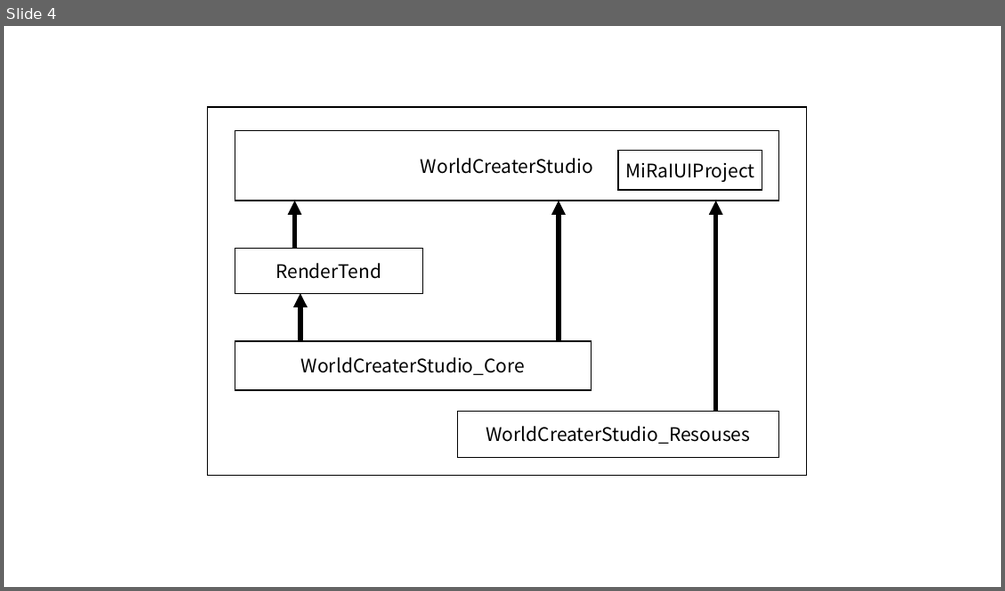
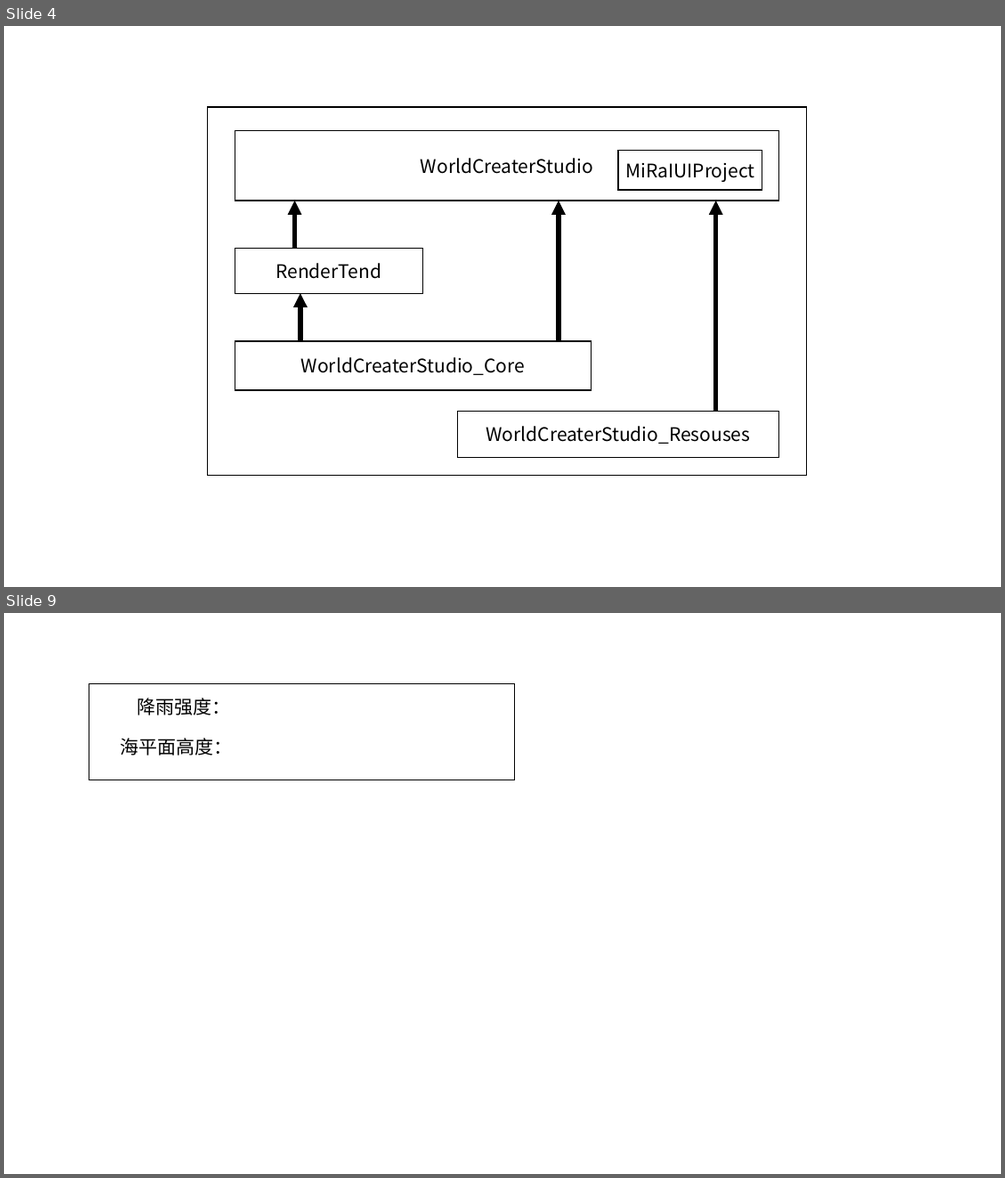
Before and after one commit to ijrys/WorldCreater, a slide deck: Docs/design.pptx. Shown one above the other, each under a label of ours: slide 4 before the commit, slides 4 and 9 after it; the slides between them are not shown. The pictures are 1005x591 and 1005x1178 pixels, drawn with LibreOffice and Linux fonts; fonts in the diff are those of the drawing. Boxes give left, top, right and bottom in pixels: in the first picture for what was removed or moved away, otherwise in the second. Text is boxed around its words. In the diff, an @@ line names an element or a change of style, - is before the commit and + after.

```diff
--- a/Docs/design.pptx
+++ b/Docs/design.pptx
@@ slide 9 added at (4,613,1001,1174), background #FFFFFF @@
@@ rectangle added at (89,683,515,779), outline #000000 1 pt @@
@@ text added at (138,698,231,715), 18 pt, text #000000 @@
+降雨强度：
@@ text added at (121,738,233,755), 18 pt, text #000000 @@
+海平面高度：
```
Also in this commit, not shown: 5 other slides added, 27 other files.
